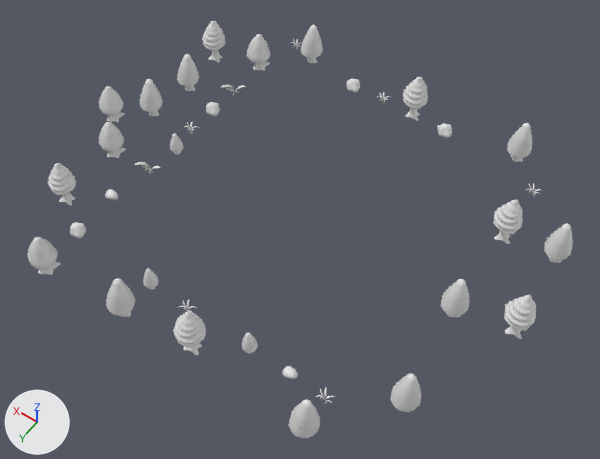
An edit to the FBX model Assets/FBX/bg_objects.fbx, drawn before and after from the same camera.
Rendered twice from a 50 mm camera at (-74.9, 114.1, 163.6) aimed at (-0.2, 9.5, -0.8). The axes (+X, +Y, +Z) are drawn at lower left. The lights are the same throughout.

Before the edit, the objects in view are built like this:
```python
ob_bush_002 = bpy.data.objects.new('bush.002', me_sphere_014)
ob_bush_002.location = (16.9, -40.1, 0.3)
ob_bush_002.rotation_euler = (1.571, 0.0, 0.0)  # degrees (90, 0, 0)
ob_bush_002.scale = (0.01, 0.01, 0.01)
ob_grass_003 = bpy.data.objects.new('grass.003', me_plane_017)
ob_grass_003.location = (6.7, -40.5, 0.7)
ob_grass_003.rotation_euler = (1.571, 0.0, 0.0)  # degrees (90, 0, 0)
ob_grass_003.scale = (0.01, 0.01, 0.01)
ob_rock = bpy.data.objects.new('rock', me_rock_006)
ob_rock.location = (-23.2, 44.7, 0.6)
ob_rock.rotation_euler = (1.571, 0.0, 0.0)  # degrees (90, 0, 0)
ob_rock.scale = (0.01, 0.01, 0.01)
ob_tree_002_512_002 = bpy.data.objects.new('tree_002_512.002', me_sphere_047)
ob_tree_002_512_002.location = (-43.8, 9.7, 0.9)
ob_tree_002_512_002.rotation_euler = (1.571, 0.0, 0.0)  # degrees (90, 0, 0)
ob_tree_002_512_002.scale = (0.01, 0.01, 0.01)
ob_tree_002_512_005 = bpy.data.objects.new('tree_002_512.005', me_sphere_047)
ob_tree_002_512_005.location = (-46.8, 36.2, 0.9)
ob_tree_002_512_005.rotation_euler = (1.571, 0.0, 0.0)  # degrees (90, 0, 0)
ob_tree_002_512_005.scale = (0.01, 0.01, 0.01)
ob_tree_002_512_007 = bpy.data.objects.new('tree_002_512.007', me_sphere_047)
ob_tree_002_512_007.location = (32.9, -43.2, 0.9)
ob_tree_002_512_007.rotation_euler = (1.571, 0.0, 0.0)  # degrees (90, 0, 0)
ob_tree_002_512_007.scale = (0.01, 0.01, 0.01)
ob_tree_004 = bpy.data.objects.new('tree.004', me_sphere_008)
ob_tree_004.location = (-42.5, -17.3, 0.9)
ob_tree_004.rotation_euler = (1.571, 0.0, 0.0)  # degrees (90, 0, 0)
ob_tree_004.scale = (0.01, 0.01, 0.01)
ob_tree_005 = bpy.data.objects.new('tree.005', me_sphere_008)
ob_tree_005.location = (-2.5, -41.3, 0.9)
ob_tree_005.rotation_euler = (1.571, 0.0, 0.0)  # degrees (90, 0, 0)
ob_tree_005.scale = (0.01, 0.01, 0.01)
ob_tree_512 = bpy.data.objects.new('tree.512', me_sphere_008)
ob_tree_512.location = (58.7, 33.1, -5.8)
ob_tree_512.rotation_euler = (1.571, 0.0, 0.0)  # degrees (90, 0, 0)
ob_tree_512.scale = (0.01, 0.01, 0.01)
# also in view: 'tree' at (61.5, -32.3, 2.3); 'tree_001_512.002' at (41.9, 54.8, 6.5); 'tree_002_512.004' at (-32.8, 53.5, 7.3); 'tree_002_512.008' at (-33.7, -42.4, 7.0); 'tree_001_512.003' at (44.5, -32.4, 6.5)
```
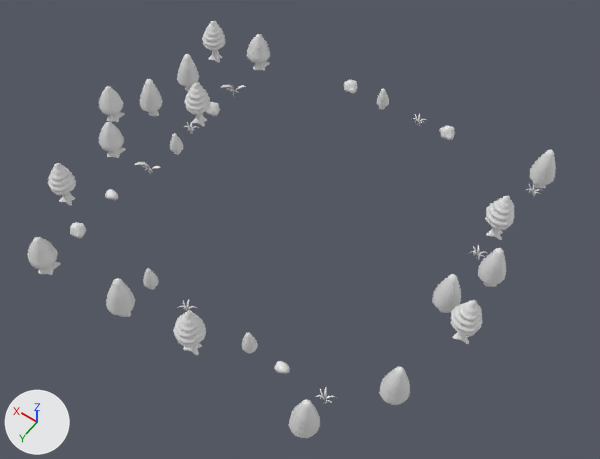
Pixel boxes [x1, y1, x2, y2] of what changed, in the pictures (600 x 459 px):
'tree.003', moved
    before: [504, 294, 536, 339]
    after: [450, 300, 482, 344]
'tree_002_512.006', moved
    before: [544, 223, 573, 262]
    after: [478, 248, 506, 287]
'tree.005', moved
    before: [403, 77, 428, 121]
    after: [184, 82, 211, 127]
'tree_002_512.008', moved
    before: [507, 123, 532, 162]
    after: [530, 150, 556, 188]
'tree_002_512.005', moved
    before: [390, 373, 421, 412]
    after: [379, 366, 410, 405]
'tree.004', moved
    before: [493, 199, 523, 244]
    after: [485, 195, 514, 240]
'tree_002_512.002', moved
    before: [441, 279, 470, 317]
    after: [432, 274, 461, 313]
'tree_002_512.007', deleted
    before: [300, 25, 323, 63]
'rock', moved
    before: [282, 366, 298, 379]
    after: [274, 361, 290, 374]
'bush.003', moved
    before: [437, 123, 452, 138]
    after: [440, 125, 455, 140]
'bush.002', moved
    before: [346, 78, 360, 93]
    after: [344, 80, 358, 94]
'small_tree.001', added
    after: [376, 88, 389, 109]
'grass.002', moved
    before: [291, 39, 301, 50]
    after: [470, 245, 487, 260]
'grass.003', moved
    before: [377, 92, 390, 104]
    after: [413, 114, 426, 126]

Diff of the bpy script that builds the scene:
```diff
--- a/Assets/FBX/bg_objects.fbx.py
+++ b/Assets/FBX/bg_objects.fbx.py
@@ ob_tree_002_512_008 @@
 ob_tree_002_512_008 = bpy.data.objects.new('tree_002_512.008', me_sphere_047)
-ob_tree_002_512_008.location = (-33.9, -42.6, 0.9)
+ob_tree_002_512_008.location = (-42.9, -37.5, 0.9)
 ob_tree_002_512_008.rotation_euler = (1.571, 0.0, 0.0)  # degrees (90, 0, 0)
@@ ob_tree_005 @@
 ob_tree_005 = bpy.data.objects.new('tree.005', me_sphere_008)
-ob_tree_005.location = (-2.5, -41.3, 0.9)
+ob_tree_005.location = (44.2, -5.2, 0.9)
 ob_tree_005.rotation_euler = (1.571, 0.0, 0.0)  # degrees (90, 0, 0)
@@ ob_rock @@
 ob_rock = bpy.data.objects.new('rock', me_rock_006)
-ob_rock.location = (-23.2, 44.7, 0.6)
+ob_rock.location = (-21.0, 44.7, 0.6)
 ob_rock.rotation_euler = (1.571, 0.0, 0.0)  # degrees (90, 0, 0)
@@ ob_tree_002_512_006 @@
 ob_tree_002_512_006 = bpy.data.objects.new('tree_002_512.006', me_sphere_047)
-ob_tree_002_512_006.location = (-56.1, -17.8, 1.2)
+ob_tree_002_512_006.location = (-46.7, -2.5, 1.2)
 ob_tree_002_512_006.rotation_euler = (1.571, 0.0, 0.0)  # degrees (90, 0, 0)
@@ ob_tree_003 @@
 ob_tree_003 = bpy.data.objects.new('tree.003', me_sphere_008)
-ob_tree_003.location = (-56.8, 5.5, 1.3)
+ob_tree_003.location = (-47.9, 13.6, 1.3)
 ob_tree_003.rotation_euler = (1.571, 0.0, 0.0)  # degrees (90, 0, 0)
@@ ob_grass_003 @@
 ob_grass_003 = bpy.data.objects.new('grass.003', me_plane_017)
-ob_grass_003.location = (6.7, -40.5, 0.7)
+ob_grass_003.location = (-6.1, -38.3, 1.1)
 ob_grass_003.rotation_euler = (1.571, 0.0, 0.0)  # degrees (90, 0, 0)
@@ ob_tree_004 @@
 ob_tree_004 = bpy.data.objects.new('tree.004', me_sphere_008)
-ob_tree_004.location = (-42.5, -17.3, 0.9)
+ob_tree_004.location = (-40.3, -17.3, 0.9)
 ob_tree_004.rotation_euler = (1.571, 0.0, 0.0)  # degrees (90, 0, 0)
@@ ob_grass_002 @@
 ob_grass_002 = bpy.data.objects.new('grass.002', me_plane_017)
-ob_grass_002.location = (40.1, -45.2, 0.7)
+ob_grass_002.location = (-40.7, -7.8, 0.7)
 ob_grass_002.rotation_euler = (1.571, 0.0, 0.0)  # degrees (90, 0, 0)
@@ ob_tree_002_512_002 @@
 ob_tree_002_512_002 = bpy.data.objects.new('tree_002_512.002', me_sphere_047)
-ob_tree_002_512_002.location = (-43.8, 9.7, 0.9)
+ob_tree_002_512_002.location = (-41.7, 9.7, 0.9)
 ob_tree_002_512_002.rotation_euler = (1.571, 0.0, 0.0)  # degrees (90, 0, 0)
@@ ob_tree_002_512_007 @@
-ob_tree_002_512_007 = bpy.data.objects.new('tree_002_512.007', me_sphere_047)
-ob_tree_002_512_007.location = (32.9, -43.2, 0.9)
-ob_tree_002_512_007.rotation_euler = (1.571, 0.0, 0.0)  # degrees (90, 0, 0)
-ob_tree_002_512_007.scale = (0.01, 0.01, 0.01)
@@ ob_bush_002 @@
 ob_bush_002 = bpy.data.objects.new('bush.002', me_sphere_014)
-ob_bush_002.location = (16.9, -40.1, 0.3)
+ob_bush_002.location = (16.9, -38.7, 0.9)
 ob_bush_002.rotation_euler = (1.571, 0.0, 0.0)  # degrees (90, 0, 0)
@@ ob_bush_003 @@
 ob_bush_003 = bpy.data.objects.new('bush.003', me_sphere_014)
-ob_bush_003.location = (-13.3, -39.5, 0.3)
+ob_bush_003.location = (-14.5, -38.7, 0.9)
 ob_bush_003.rotation_euler = (1.571, 0.0, 0.0)  # degrees (90, 0, 0)
@@ ob_tree_002_512_005 @@
 ob_tree_002_512_005 = bpy.data.objects.new('tree_002_512.005', me_sphere_047)
-ob_tree_002_512_005.location = (-46.8, 36.2, 0.9)
+ob_tree_002_512_005.location = (-44.1, 36.2, 0.9)
 ob_tree_002_512_005.rotation_euler = (1.571, 0.0, 0.0)  # degrees (90, 0, 0)
@@ ob_small_tree_001 @@
+ob_small_tree_001 = bpy.data.objects.new('small_tree.001', me_sphere_043)
+ob_small_tree_001.location = (5.8, -38.2, 0.9)
+ob_small_tree_001.rotation_euler = (1.571, 0.0, 0.0)  # degrees (90, 0, 0)
+ob_small_tree_001.scale = (0.01, 0.01, 0.01)
```
